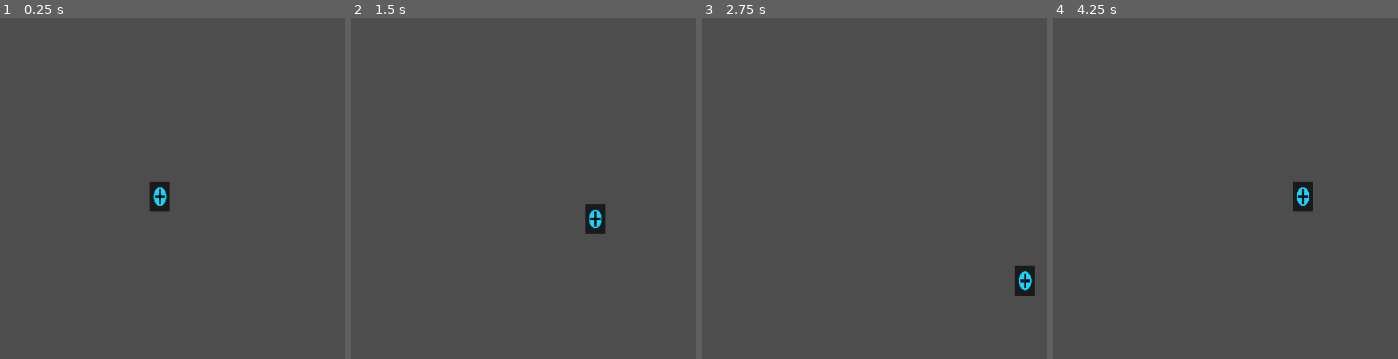
Above: before the commit, frames 1-4 (left to right).
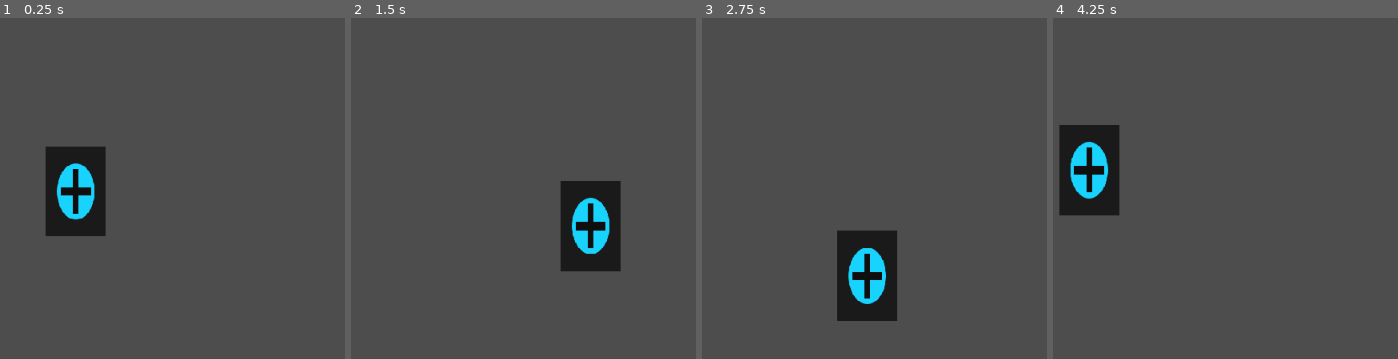
Above: after the commit, the same moments.

Repository: Barachiell/unit-7-oasis
Game: Godot game, scene res://scenes/debug/empty_main.tscn
Same seed, same stepped clock (60 frames per second), same inputs: the game is played once before the commit and once after it.
Inputs (mouse positions are in pixels of both pictures, inside the frame that each line leads up to):
- Up to frame 1 (0.25 s): no input
- Up to frame 2 (1.5 s): tap Enter (advance_dialogue) at 0.5, 0.6 s; move the mouse to (685, 174) at 0.52 s; hold D (move_right) 0.53-1.28 s; click (685, 174) at 0.67 s; move the mouse to (351, 222) at 1.27 s; hold S (move_down) from 1.28 s (still down); tap Space (dash) at 1.35 s
- Up to frame 3 (2.75 s): move the mouse to (943, 99) at 2.02 s; release S (move_down) at 2.03 s; hold D (move_right) from 2.03 s (still down); tap E (interact) at 2.1 s
- Up to frame 4 (4.25 s): move the mouse to (1173, 287) at 2.77 s; release D (move_right) at 2.78 s; hold W (move_up) 2.78-3.53 s; tap Shift (run) at 2.85 s; click (1173, 287) at 2.92 s; move the mouse to (outside the picture) at 3.52 s; hold A (move_left) from 3.53 s (still down); click (outside the picture) at 3.6 s

The runs differ from the first frame. In frame 1, 5.0% of the frame differs, in the area x 13-50%, y 37-64%; in frame 2, 4.4%; in frame 3, 5.1%, in the area x 39-97%, y 62-89%; in frame 4, 5.1%.

Commit message:
Block 3: add smooth camera, limits, and subtle look-ahead
Co-authored-by: Copilot <223556219+Copilot@users.noreply.github.com>

Diff:
--- a/scenes/player/player.tscn
+++ b/scenes/player/player.tscn
@@ -23,3 +23,9 @@
 
 [node name="Muzzle" type="Marker2D" parent="."]
 position = Vector2(12, 0)
+
+[node name="Camera2D" type="Camera2D" parent="."]
+enabled = true
+position_smoothing_enabled = true
+position_smoothing_speed = 8.0
+zoom = Vector2(3, 3)
--- a/scripts/debug/test_room_setup.gd
+++ b/scripts/debug/test_room_setup.gd
@@ -12,6 +12,7 @@
 @onready var detail_layer: TileMapLayer = $GroundDetail
 @onready var objects_layer: TileMapLayer = $Objects
 @onready var overhead_layer: TileMapLayer = $Overhead
+@onready var player: CharacterBody2D = $Player
 
 func _ready() -> void:
 	y_sort_enabled = true
@@ -29,6 +30,7 @@
 	_paint_details()
 	_paint_objects()
 	_paint_overhead()
+	_apply_camera_limits()
 
 func _build_tileset() -> TileSet:
 	var tile_set := TileSet.new()
@@ -81,3 +83,10 @@
 func _paint_overhead() -> void:
 	for x in range(12, 19):
 		overhead_layer.set_cell(Vector2i(x, 6), TILE_SOURCE_ID, TILE_OVERHEAD)
+
+func _apply_camera_limits() -> void:
+	var camera: Camera2D = player.get_node("Camera2D")
+	camera.limit_left = 0
+	camera.limit_top = 0
+	camera.limit_right = ROOM_WIDTH * 16
+	camera.limit_bottom = ROOM_HEIGHT * 16
--- a/scripts/player.gd
+++ b/scripts/player.gd
@@ -2,16 +2,20 @@
 
 @export var walk_speed: float = 90.0
 @export var muzzle_radius: float = 12.0
+@export var look_ahead_distance: float = 24.0
+@export var look_ahead_smoothing: float = 10.0
 
 @onready var muzzle: Marker2D = $Muzzle
+@onready var camera: Camera2D = $Camera2D
 
 var aim_direction: Vector2 = Vector2.RIGHT
 
-func _physics_process(_delta: float) -> void:
+func _physics_process(delta: float) -> void:
 	var input_direction := Input.get_vector("move_left", "move_right", "move_up", "move_down")
 	velocity = input_direction.normalized() * walk_speed
 	move_and_slide()
 	_update_aim_direction()
+	_update_camera_look_ahead(delta)
 
 func _update_aim_direction() -> void:
 	var to_mouse := get_global_mouse_position() - global_position
@@ -20,3 +24,8 @@
 
 	muzzle.position = aim_direction * muzzle_radius
 	muzzle.rotation = aim_direction.angle()
+
+func _update_camera_look_ahead(delta: float) -> void:
+	var target_offset: Vector2 = aim_direction * look_ahead_distance
+	var weight: float = clampf(delta * look_ahead_smoothing, 0.0, 1.0)
+	camera.offset = camera.offset.lerp(target_offset, weight)
